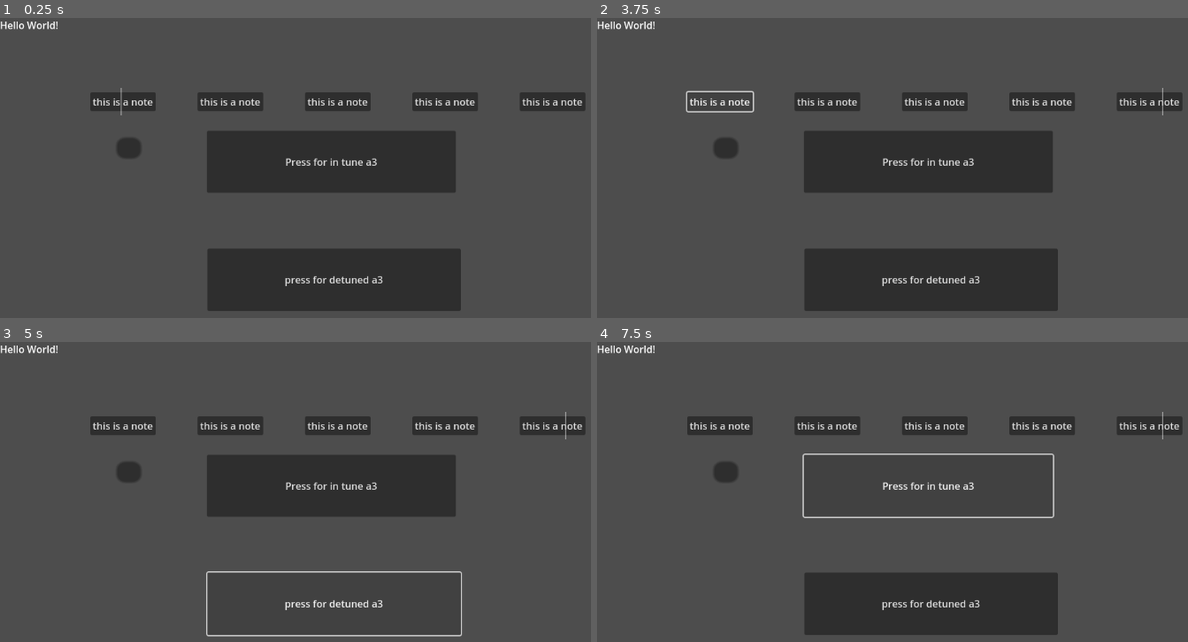
Above: before the commit, frames 1-4 (two rows, left to right).
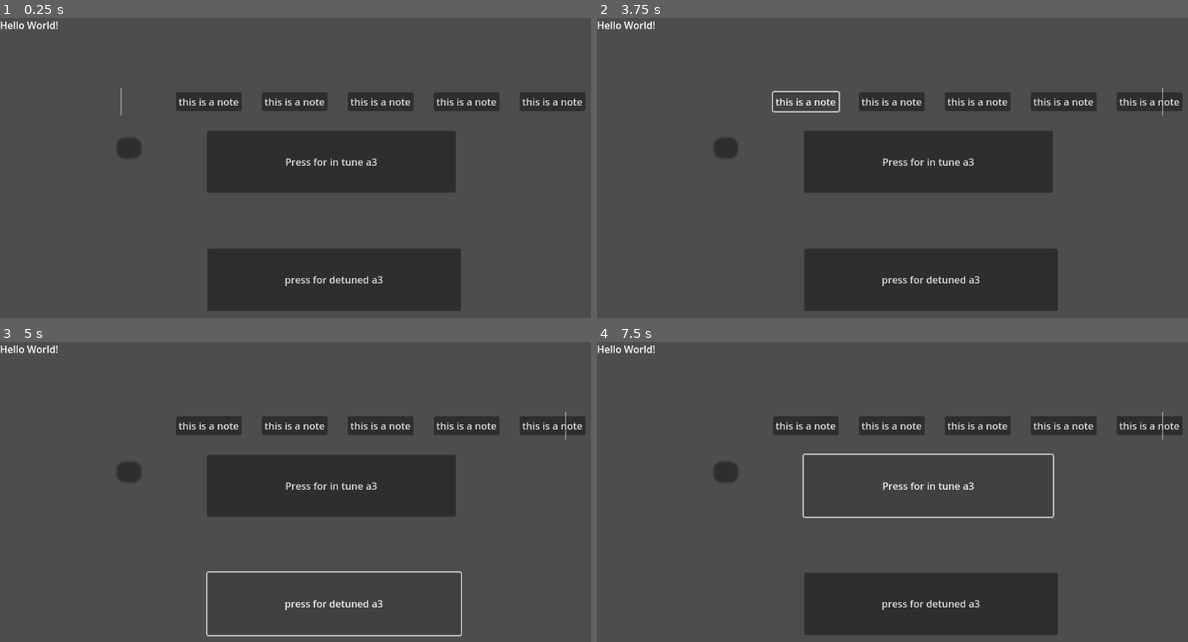
Above: after the commit, the same moments.

Repository: Sniggiho/COMP225-Reluna
Game: Godot game, scene res://Scenes/firstScene.tscn
The game is run twice, just before and just after one commit, with the same random seed, the same clock (stepped at 60 frames per second) and the same inputs.
Inputs (mouse positions are in pixels of both pictures, inside the frame that each line leads up to):
- Up to frame 1 (0.25 s): no input
- Up to frame 2 (3.75 s): click (727, 147) at 0.5 s; click (727, 147) at 1.25 s; click "press for detuned a3" at 2 s; click "Press for in tune a3" at 2.75 s; click "this is a note" at 3.5 s
- Up to frame 3 (5 s): click "press for detuned a3" at 4.25 s
- Up to frame 4 (7.5 s): click "Press for in tune a3" at 5 s; click "this is a note" at 5.75 s; click "press for detuned a3" at 6.5 s; click "Press for in tune a3" at 7.25 s

The runs differ from the first frame. In frame 1, 2.7% of the frame differs, in the area x 15-85%, y 24-31%; in frame 2, 2.3%; in frame 3, 2.7%; in frame 4, 2.7%.

Commit message:
Made it so the playbar triggers notes to play

Diff:
--- a/Project/Scenes/Note/note.tscn
+++ b/Project/Scenes/Note/note.tscn
@@ -36,7 +36,14 @@
 
 func _onButtonPressed() -> void:
 	self.playDetuned()
+
+
+func _on_area_2d_area_entered(area):
+	playDetuned()
+	pass # Replace with function body.
 "
+
+[sub_resource type="RectangleShape2D" id="RectangleShape2D_q24im"]
 
 [node name="Note" type="Node2D"]
 script = ExtResource("1_2wmyl")
@@ -60,4 +67,10 @@
 [node name="AudioStreamPlayer" type="AudioStreamPlayer" parent="."]
 script = SubResource("GDScript_ns5jr")
 
+[node name="Area2D" type="Area2D" parent="."]
+
+[node name="CollisionShape2D" type="CollisionShape2D" parent="Area2D"]
+shape = SubResource("RectangleShape2D_q24im")
+
 [connection signal="pressed" from="Button" to="AudioStreamPlayer" method="playDetuned"]
+[connection signal="area_entered" from="Area2D" to="AudioStreamPlayer" method="_on_area_2d_area_entered"]
--- a/Project/Scenes/PlayBar/play_bar.tscn
+++ b/Project/Scenes/PlayBar/play_bar.tscn
@@ -1,10 +1,17 @@
-[gd_scene load_steps=2 format=3 uid="uid://b7kyrbrs3vv1m"]
+[gd_scene load_steps=3 format=3 uid="uid://b7kyrbrs3vv1m"]
 
 [ext_resource type="Script" path="res://Scenes/PlayBar/PlayBar.gd" id="1_3y8rp"]
 
-[node name="PlayBar" type="Polygon2D" node_paths=PackedStringArray("path")]
+[sub_resource type="RectangleShape2D" id="RectangleShape2D_1cbyy"]
+
+[node name="PlayBar" type="Polygon2D"]
 position = Vector2(176, -74)
 scale = Vector2(0.111111, 2.04546)
 polygon = PackedVector2Array(185, 92, 185, 114, 194, 114, 194, 92)
 script = ExtResource("1_3y8rp")
-path = NodePath("")
+
+[node name="Area2D" type="Area2D" parent="."]
+
+[node name="CollisionShape2D" type="CollisionShape2D" parent="Area2D"]
+position = Vector2(189, 102.666)
+shape = SubResource("RectangleShape2D_1cbyy")
--- a/Project/Scenes/TuneCreator/TuneCreator.gd
+++ b/Project/Scenes/TuneCreator/TuneCreator.gd
@@ -10,23 +10,29 @@
 # 	NOTE: the note's position is edited with *global* position
 
 @export var path : Path2D
-@onready var pathFollower = path.get_child(0)
+@onready var pathFollower : PathFollow2D = path.get_child(0)
 @export var dummyNote : PackedScene # This is a dummy note of a dog sprite.
-@export var noteScene : PackedScene		# Real note. Button functionality and sound
+@export var noteScene : PackedScene # Real note. Button functionality and sound
 
 @export var numNotes : int = 5
 @export var debug : bool = true
 
+# Indicates the list of notes that are put on the screen
 var listOfNotes : Array
+
+# Pregenerated list of all possible notes
 var allPossibleNotes : Array
 
 # Called when the node enters the scene tree for the first time.
 func _ready():
 	allPossibleNotes = _createPossibleNoteArray(3,5)
+	print(allPossibleNotes)
 
 	var dx : float = 1.0 / (numNotes-1)
+	dx = 1.0 / numNotes
 
 	for i in range(numNotes):
+		pathFollower.progress_ratio += dx
 		var note = noteScene.instantiate()
 		note.setDetuneCents(randi_range(-50,50))
 		note.setNoteByName(allPossibleNotes[randi() % allPossibleNotes.size()])
@@ -34,7 +40,6 @@
 		add_child(note)
 		listOfNotes.append(note)
 		note.global_position = pathFollower.position
-		pathFollower.progress_ratio += dx
 
 
 
@@ -47,6 +52,7 @@
 func generate() -> void:
 
 	pass
+
 
 func cleanup() -> void:
 	for note in listOfNotes:
--- a/Project/Scenes/firstScene.tscn
+++ b/Project/Scenes/firstScene.tscn
@@ -3,7 +3,7 @@
 [ext_resource type="Script" path="res://Scenes/AudioStreamPlayerTest.gd" id="1_x644u"]
 [ext_resource type="PackedScene" uid="uid://0s7iemaa5lj5" path="res://Scenes/TuneCreator/tune_creator.tscn" id="2_8ghvy"]
 [ext_resource type="PackedScene" uid="uid://b7kyrbrs3vv1m" path="res://Scenes/PlayBar/play_bar.tscn" id="3_quvye"]
-[ext_resource type="PackedScene" uid="uid://bw1j8vgpnjrk8" path="res://Scenes/Note/note.tscn" id="4_iblsp"]
+[ext_resource type="PackedScene" uid="uid://bw1j8vgpnjrk8" path="res://Scenes/Note/Note.tscn" id="4_iblsp"]
 
 [sub_resource type="Curve2D" id="Curve2D_xmk5h"]
 _data = {
Not shown: 1 places in Project/Scenes/Note/note.tscn that only renumber resources
